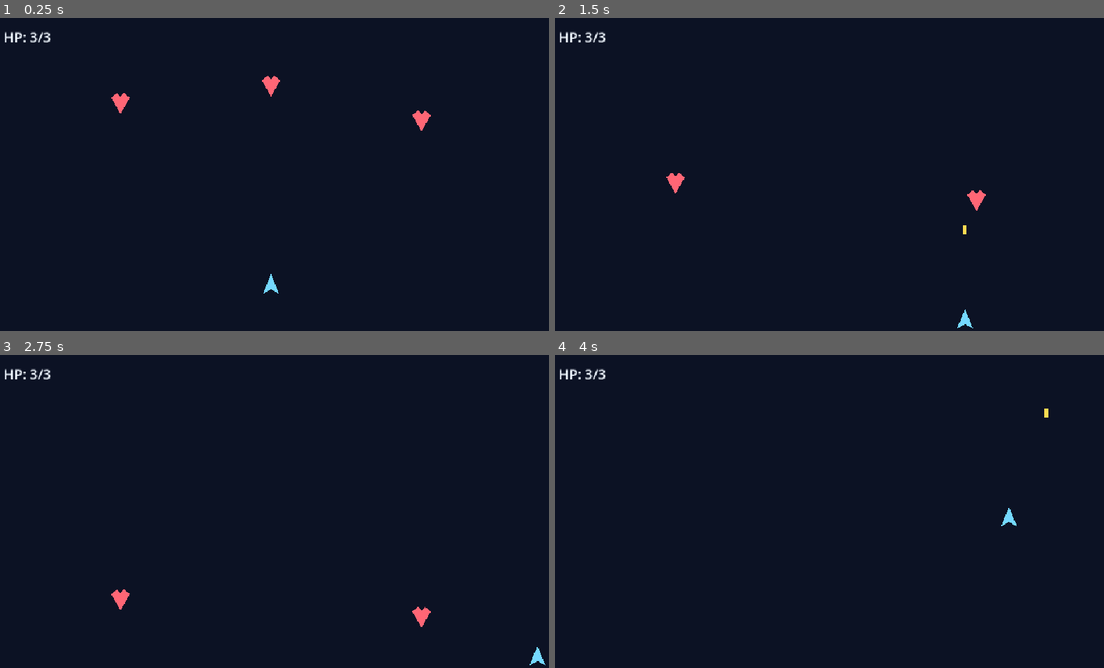
Above: before the commit, frames 1-4 (two rows, left to right).
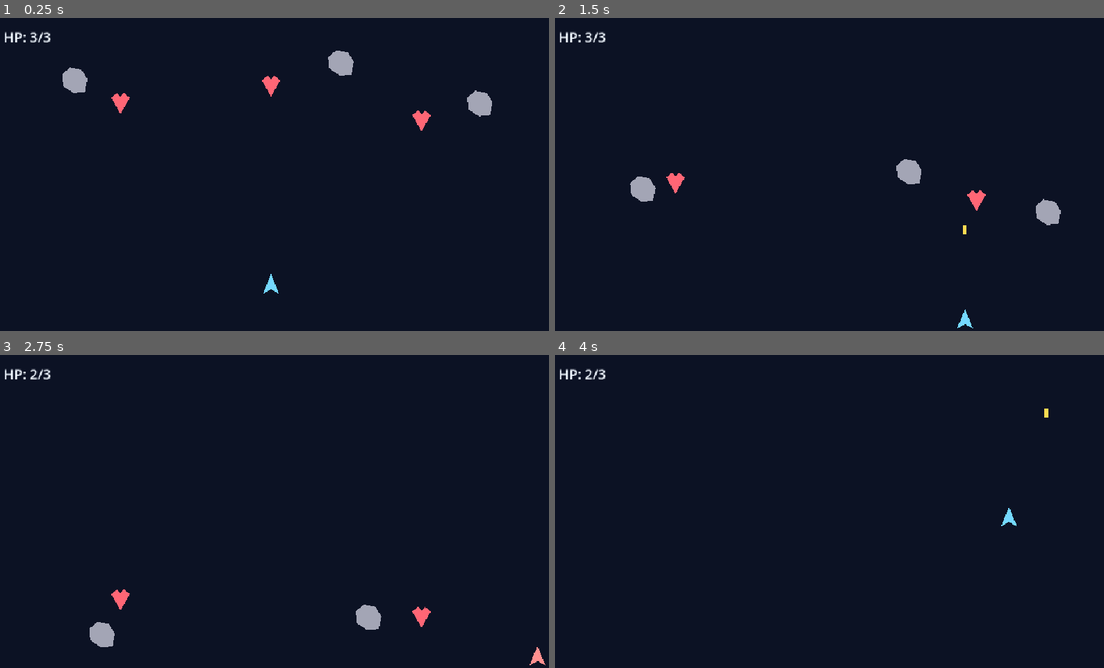
Above: after the commit, the same moments.

Repository: Drew-Z/game-next-spacewar
Game: Godot game, scene res://scenes/main.tscn
Two runs of this game, one before a commit and one after it. Both use one fixed random seed, a clock stepped at 60 frames per second and the inputs below.
Inputs:
- Up to frame 1 (0.25 s): no input
- Up to frame 2 (1.5 s): tap Enter (ui_accept) at 0.5, 0.77 s; hold Right (ui_right) 0.53-1.28 s; tap R at 0.6 s; hold Down (ui_down) from 1.28 s (still down); tap Space at 1.35 s
- Up to frame 3 (2.75 s): tap Enter (ui_accept) at 1.52 s; release Down (ui_down) at 2.03 s; hold Right (ui_right) from 2.03 s (still down); tap R at 2.1 s
- Up to frame 4 (4 s): release Right (ui_right) at 2.78 s; hold Up (ui_up) 2.78-3.53 s; tap Space at 2.85 s; tap Enter (ui_accept) at 3.02, 3.77 s; hold Left (ui_left) from 3.53 s (still down); tap R at 3.6 s

The runs differ from the first frame. In frame 1, 0.9% of the frame differs, in the area x 11-90%, y 10-32%; in frame 2, 0.9%; in frame 3, 0.7%; in frame 4, less than 0.1%.

Commit message:
feat(obstacle): add basic hazard pressure

Diff:
--- a/scenes/main.tscn
+++ b/scenes/main.tscn
@@ -1,8 +1,9 @@
-[gd_scene load_steps=4 format=3]
+[gd_scene load_steps=5 format=3]
 
 [ext_resource type="PackedScene" path="res://scenes/player.tscn" id="1"]
 [ext_resource type="PackedScene" path="res://scenes/enemy_target.tscn" id="2"]
 [ext_resource type="Script" path="res://scripts/main.gd" id="3"]
+[ext_resource type="PackedScene" path="res://scenes/obstacle.tscn" id="4"]
 
 [node name="Main" type="Node2D"]
 script = ExtResource("3")
@@ -23,6 +24,15 @@
 
 [node name="EnemyC" parent="." instance=ExtResource("2")]
 position = Vector2(740, 150)
+
+[node name="ObstacleA" parent="." instance=ExtResource("4")]
+position = Vector2(140, 70)
+
+[node name="ObstacleB" parent="." instance=ExtResource("4")]
+position = Vector2(600, 40)
+
+[node name="ObstacleC" parent="." instance=ExtResource("4")]
+position = Vector2(840, 110)
 
 [node name="HUD" type="CanvasLayer" parent="."]
 
--- /dev/null
+++ b/scenes/obstacle.tscn
@@ -0,0 +1,16 @@
+[gd_scene load_steps=3 format=3]
+
+[ext_resource type="Script" path="res://scripts/obstacle.gd" id="1"]
+
+[sub_resource type="RectangleShape2D" id="1"]
+size = Vector2(42, 42)
+
+[node name="Obstacle" type="Area2D"]
+script = ExtResource("1")
+
+[node name="Body" type="Polygon2D" parent="."]
+color = Color(0.643137, 0.65098, 0.709804, 1)
+polygon = PackedVector2Array(-22, -10, -8, -22, 12, -18, 22, -2, 18, 20, -2, 22, -20, 10)
+
+[node name="CollisionShape2D" type="CollisionShape2D" parent="."]
+shape = SubResource("1")
--- /dev/null
+++ b/scripts/obstacle.gd
@@ -0,0 +1,32 @@
+extends Area2D
+
+@export var speed := 150.0
+@export var horizontal_drift := 25.0
+
+var time_passed := 0.0
+var is_spent := false
+
+
+func _ready() -> void:
+	body_entered.connect(_on_body_entered)
+
+
+func _process(delta: float) -> void:
+	if is_spent:
+		return
+
+	time_passed += delta
+	global_position += Vector2(sin(time_passed) * horizontal_drift, speed) * delta
+
+	var viewport_size := get_viewport_rect().size
+	if global_position.y > viewport_size.y + 48.0:
+		queue_free()
+
+
+func _on_body_entered(body: Node2D) -> void:
+	if is_spent:
+		return
+	if body.has_method("take_damage"):
+		is_spent = true
+		body.take_damage(1)
+		queue_free()
Not shown, changed: README.md
Not shown, changed: docs/roadmap.md
Not shown, changed: docs/task-board.md
Not shown, changed: docs/test-checklist.md
